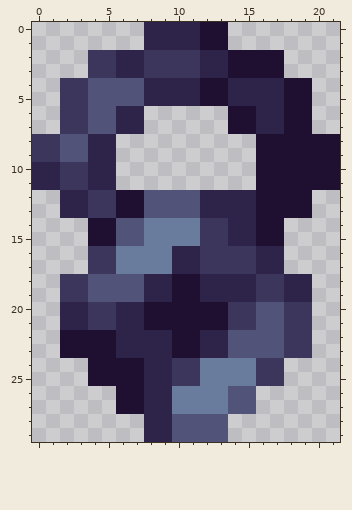
A pixel-art sprite gets an edit: Assets/Creations/Art/VoidNecklace.png. That is the earlier state.
The file is 22x30 pixels. Pixels under 10% opacity are left out. Colours within 5 levels of each other are drawn and written as one.
New version:
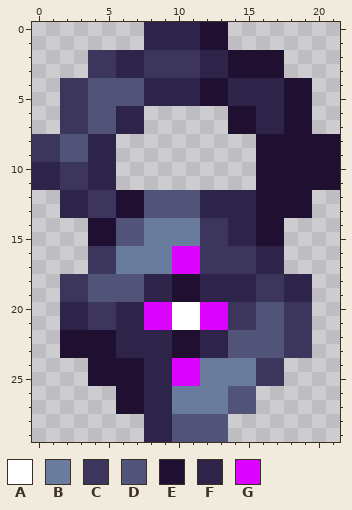
Palette (. is transparent): A #ffffff  B #6a7c9e  C #3d365c  D #515378  E #1f0f30  F #2e244a  G #da03fd
Diff:
y 16..17: x 10..11 FF -> GG
y 20..21: x 8..13 EEEEEE -> GGAAGG
y 24..25: x 10..11 CC -> GG
